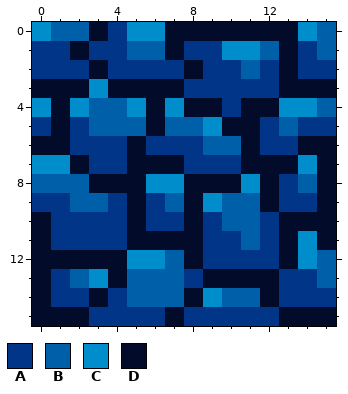
Pixel-art sprite -- BlinkBladeUnityProject/Assets/PROTOTYPE/Art/Environment/PlaceholderSprites/stoneTileSprites/MirrorFloor01F.png. The picture above was drawn from the file before the commit.
The file is 16x16 pixels.
Palette (. is transparent): A #003587  B #005fa9  C #008dcc  D #030b2b
Pixels before, first column x 0:
 0 CBBDACCDDDDDDDCB
 1 AADAABBDAACCBDAB
 2 AAADAAAADAABADAA
 3 DDDCDDDDAAAAADDD
 4 CDCBBCDCDDADDCCB
 5 ADABBBDBBCDDABAA
 6 DDAAADAAABBDAADD
 7 CCDAADDDAAADDDCD
 8 BBBDDDCCDDDCDABD
 9 AABBADABDCBBDAAD
10 DAAAADAADABBADDD
11 DAAAADDDDAABADCD
12 DDDDDCCBDAAAADCB
13 DABCDBBBADDDDAAB
14 DAADABBBDCBBDAAA
15 DDDAAAADAAAAADDD
The result:
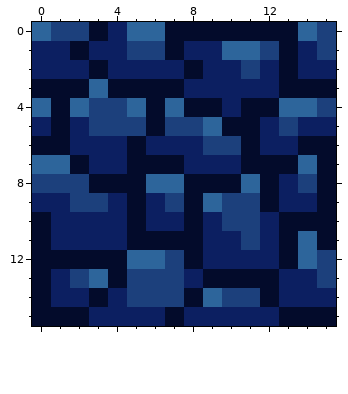
Edits made:
colour A: #003587 -> #0c1f61
colour B: #005fa9 -> #1c407c
colour C: #008dcc -> #2d659b
Where, in picture pixels (left, top, right, bottom), the same in both pictures:
changed: (32, 22, 336, 326)
